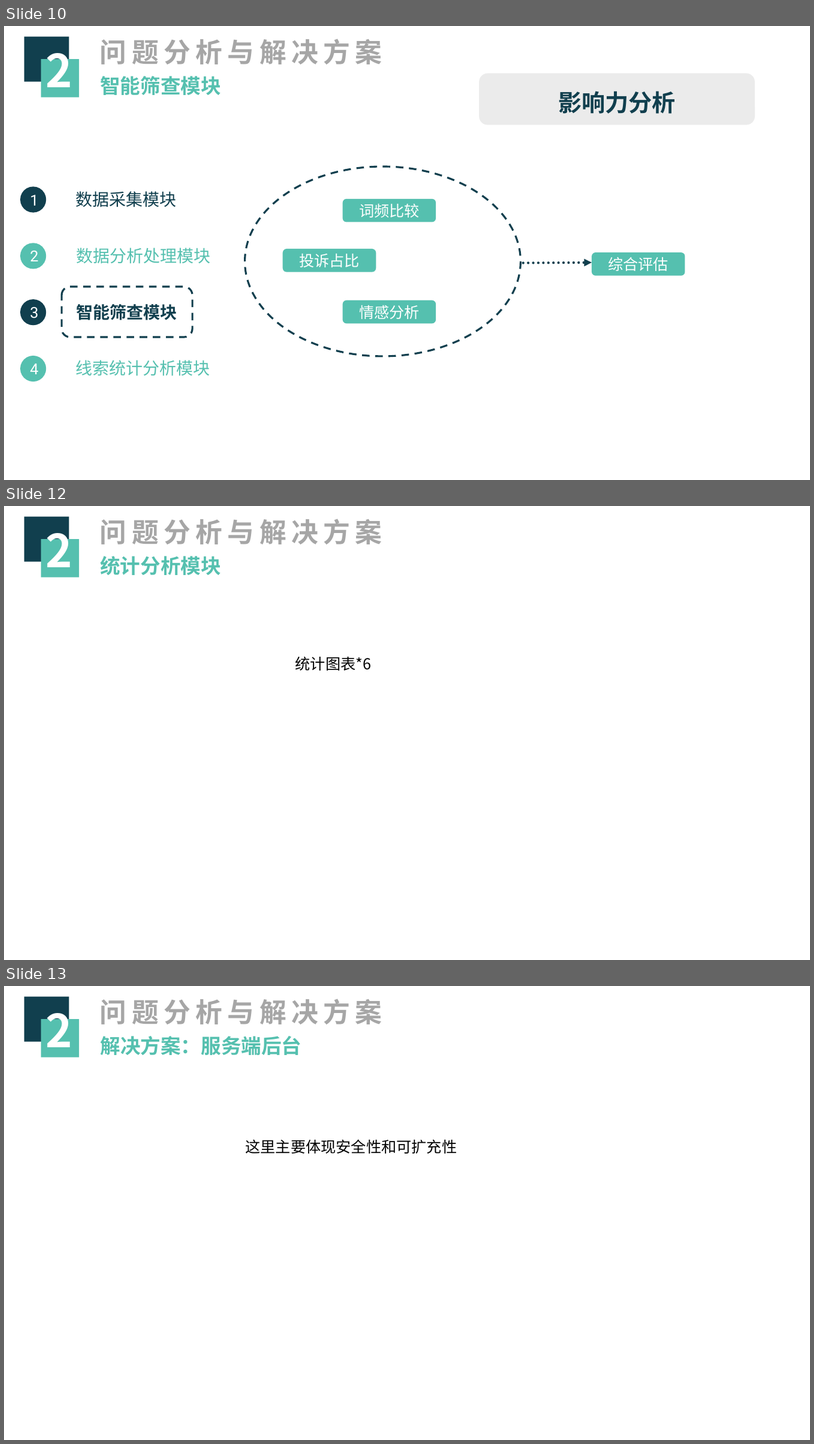
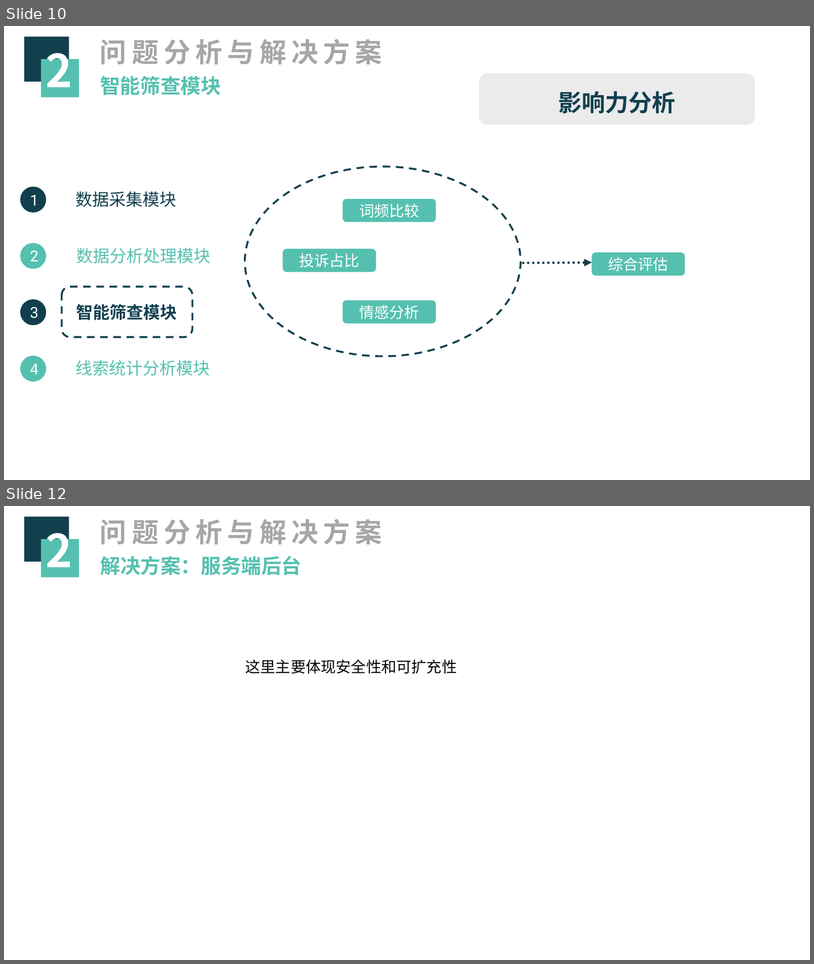
Before and after one commit to zjutfly/fly, a slide deck: fly_ppt.pptx. Shown one above the other, each under a label of ours: slides 10, 12 and 13 before the commit, slides 10 and 12 after it; the slides between them are not shown. The pictures are 814x1444 and 814x964 pixels, drawn with LibreOffice and Linux fonts; fonts in the diff are those of the drawing. Boxes give left, top, right and bottom in pixels: in the first picture for what was removed or moved away, otherwise in the second. Text is boxed around its words. In the diff, an @@ line names an element or a change of style, - is before the commit and + after.

```diff
--- a/fly_ppt.pptx
+++ b/fly_ppt.pptx
@@ slide 12 removed at bbox=[4, 506, 810, 960], background #FFFFFF @@
@@ rectangle removed at bbox=[24, 517, 69, 562] @@
@@ text removed at bbox=[45, 520, 72, 578] @@
-2
@@ text removed at bbox=[100, 519, 383, 544] @@
-问题分析与解决方案
@@ rectangle removed at bbox=[41, 539, 79, 577] @@
@@ text removed at bbox=[100, 556, 221, 575] @@
-统计分析模块
@@ text removed at bbox=[296, 656, 372, 670] @@
-统计图表*6
@@ what was slide 13 is now slide 12 @@
```
Also in this commit, not shown: 5 slides changed, 2 slides added, 1 other slide removed, 9 other files.
